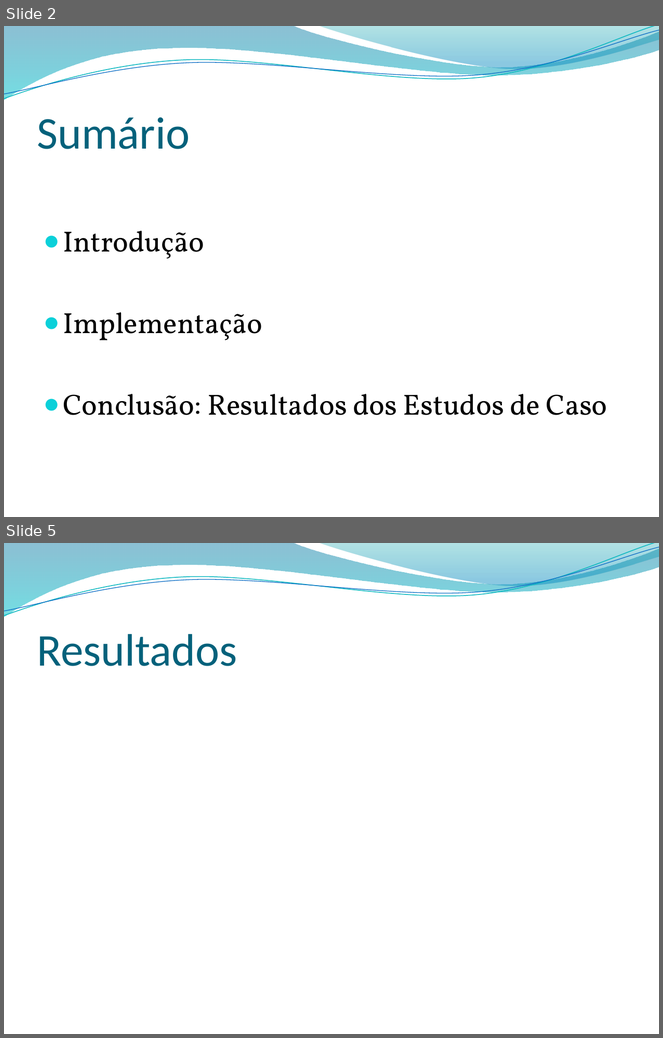
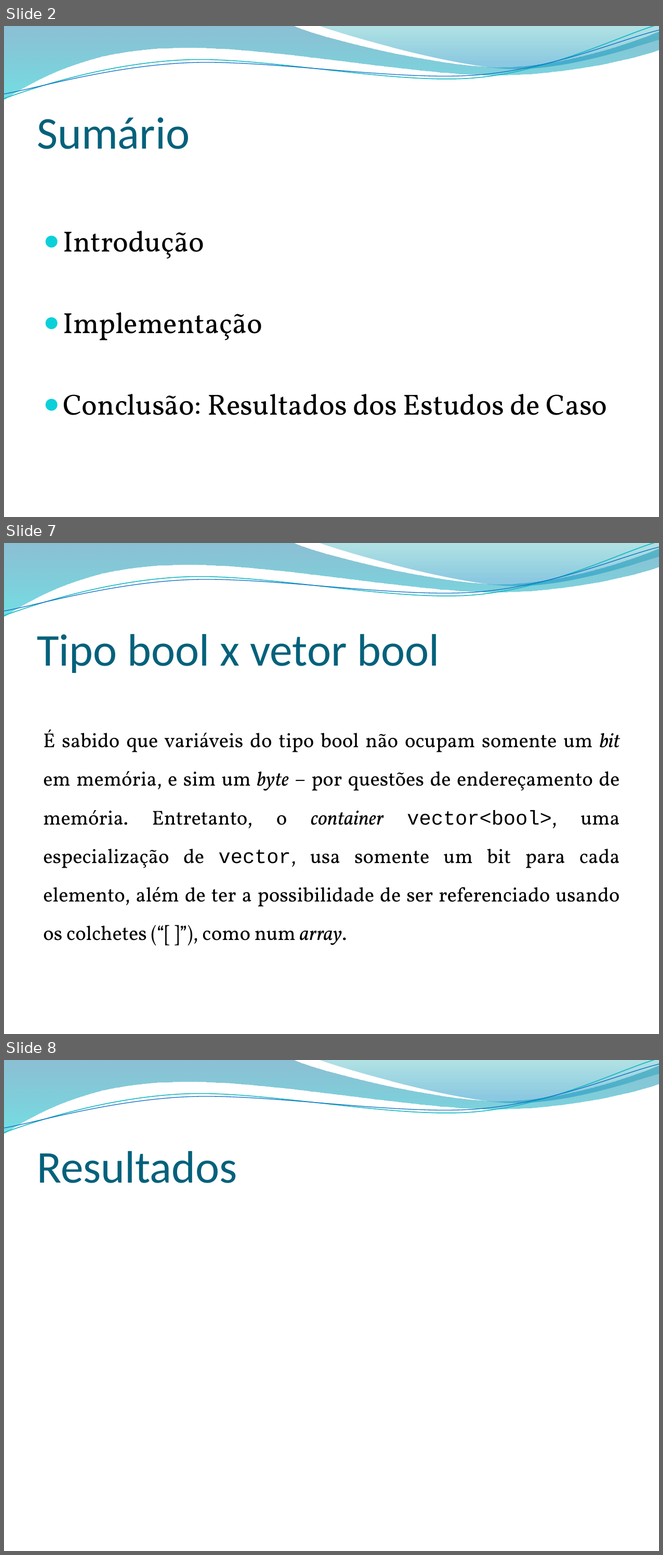
Before and after one commit to jonathanaugusto/grafos2011, a slide deck: apresentacao.pptx. Shown one above the other, each under a label of ours: slides 2 and 5 before the commit, slides 2, 7 and 8 after it; the slides between them are not shown. The pictures are 663x1038 and 663x1555 pixels, drawn with LibreOffice and Linux fonts; fonts in the diff are those of the drawing; background and template pictures are left out. Boxes give left, top, right and bottom in pixels: in the first picture for what was removed or moved away, otherwise in the second. Text is boxed around its words. In the diff, an @@ line names an element or a change of style, - is before the commit and + after.

```diff
--- a/apresentacao.pptx
+++ b/apresentacao.pptx
@@ slide 7 added at (4,543,659,1034), background picture (left out); not listed: 4 template elements that a slide beside it also shows @@
@@ title added at (37,634,440,673), 50 pt, text #04617B @@
+Tipo bool x vetor bool
@@ text added at (43,730,620,945), 22.1 pt, text #000000 @@
+É sabido que variáveis do tipo bool não ocupam somente um bit em memória, e sim um byte – por questões de endereçamento de memória. Entretanto, o container vector<bool>, uma especialização de vector, usa somente um bit para cada elemento, além de ter a possibilidade de ser referenciado usando os colchetes (“[ ]”), como num array.
@@ what was slide 5 is now slide 8 @@
```
Also in this commit, not shown: 4 other slides added, 2 slides removed.
